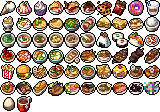
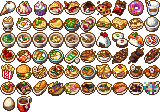
Layer changes from the first 160×112 image to the second:
renamed "Layer 3" to "Opaque", painted on it over [18, 20, 154, 61]
added layer "Color" (color) above "Overlay" over [66, 50, 78, 61]
renamed "Layer 2" to "Overlay", painted on it over [18, 3, 154, 56]
added layer "New Outline" (79%) above "Outline" over [0, 0, 160, 112]
added layer "Outline" above "Base" over [0, 0, 160, 112]
